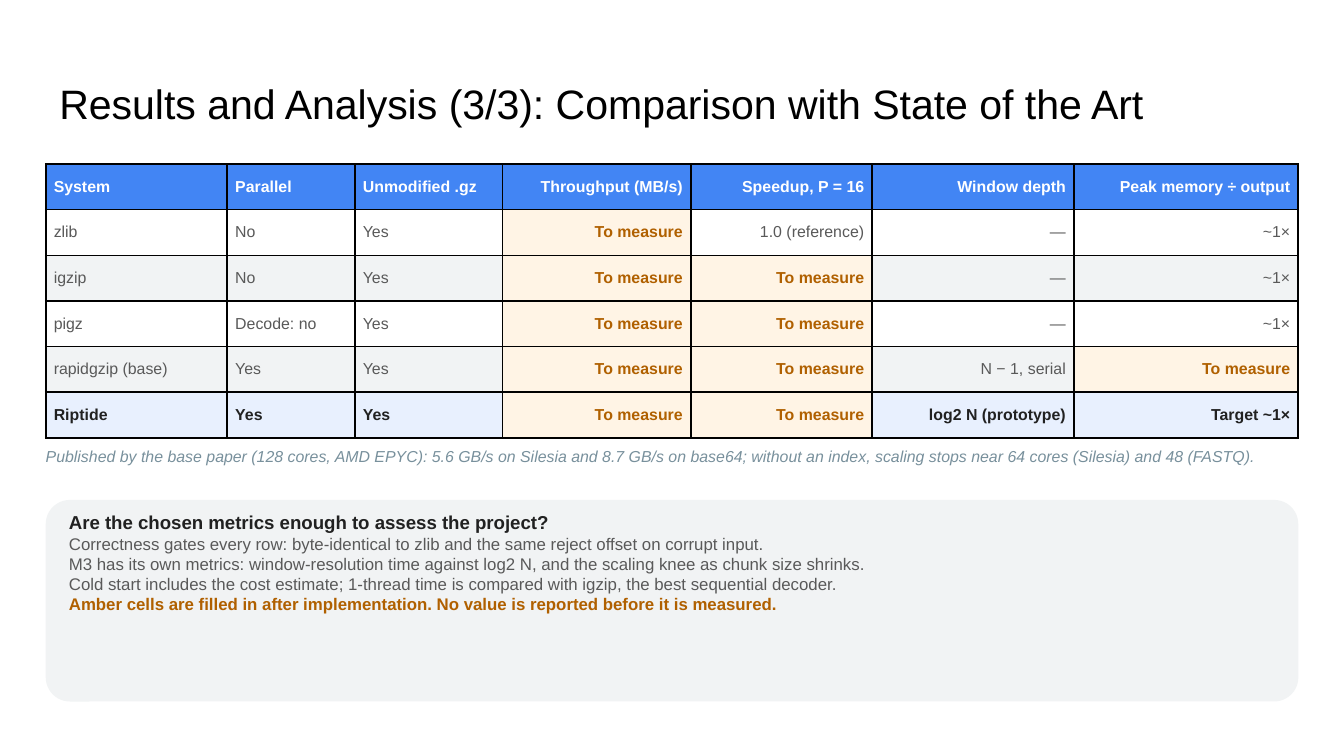
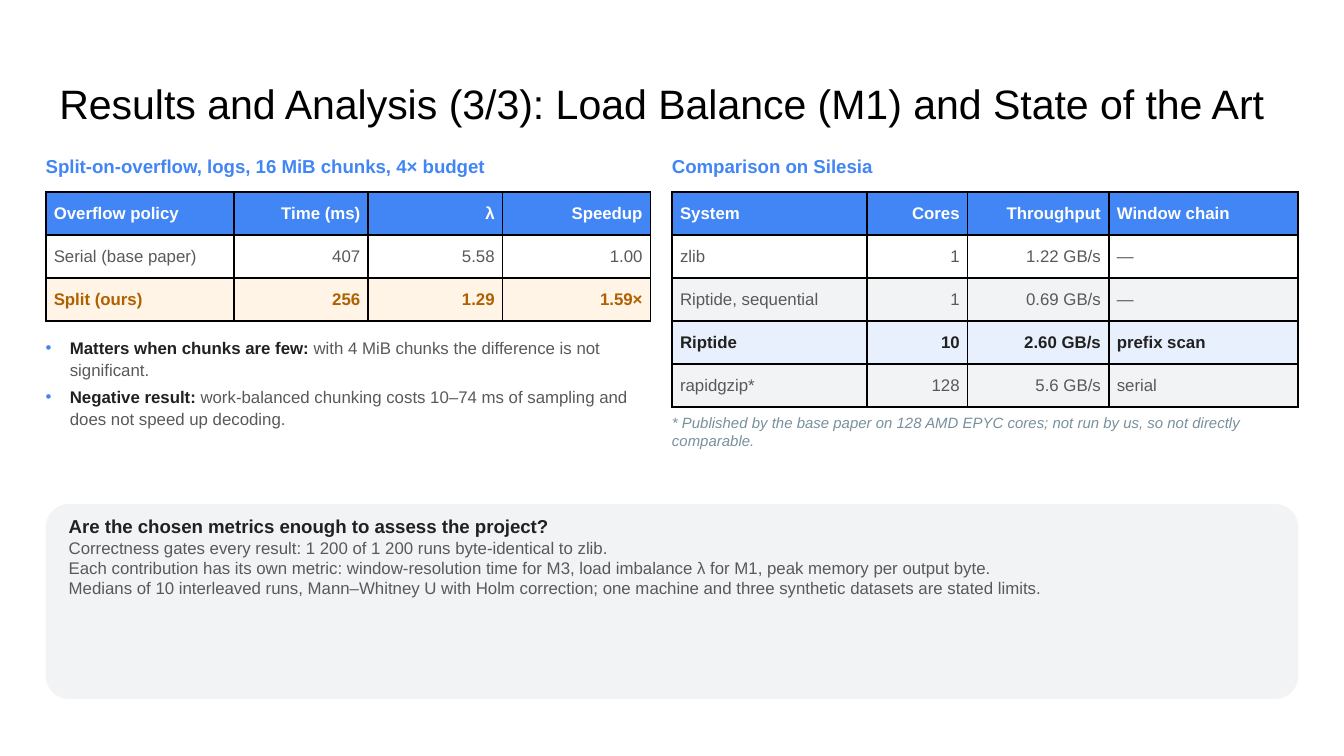
Before and after one commit to DarkDS13/riptide, a slide deck: slide 6 of docs/final/riptide_final_presentation.pptx. Drawn at 1344x756 pixels with LibreOffice and Linux fonts; fonts in the diff are those of the drawing. Boxes give left, top, right and bottom in pixels: in the first picture for what was removed or moved away, otherwise in the second. Text is boxed around its words. In the diff, an @@ line names an element or a change of style, - is before the commit and + after.

Commit message:
Fill the final presentation with measured results
Replace the prototype results and the to-be-measured cells with the
evaluation: correctness and scaling, window resolution across chunk
sizes, split-on-overflow and the comparison table, and update the block
diagram, achievements and conclusion to the implemented system.

```diff
--- a/docs/final/riptide_final_presentation.pptx
+++ b/docs/final/riptide_final_presentation.pptx
@@ title at [59, 89, 1264, 128]: text changed @@
-Results and Analysis (3/3): Comparison with State of the Art
+Results and Analysis (3/3): Load Balance (M1) and State of the Art
@@ table removed at [46, 164, 1298, 438], 6 rows, 7 columns @@
-System | Parallel | Unmodified .gz | Throughput (MB/s) | Speedup, P = 16 | Window depth | Peak memory ÷ output
-zlib | No | Yes | To measure | 1.0 (reference) | — | ~1×
-igzip | No | Yes | To measure | To measure | — | ~1×
-pigz | Decode: no | Yes | To measure | To measure | — | ~1×
-rapidgzip (base) | Yes | Yes | To measure | To measure | N − 1, serial | To measure
-Riptide | Yes | Yes | To measure | To measure | log2 N (prototype) | Target ~1×
@@ text added at [46, 159, 485, 177], 10 pt, text #4285F4, bold @@
+Split-on-overflow, logs, 16 MiB chunks, 4× budget
@@ text added at [672, 159, 872, 177], 10 pt, text #4285F4, bold @@
+Comparison on Silesia
@@ table added at [46, 192, 650, 321], 3 rows, 4 columns @@
+Overflow policy | Time (ms) | λ | Speedup
+Serial (base paper) | 407 | 5.58 | 1.00
+Split (ours) | 256 | 1.29 | 1.59×
@@ table added at [672, 192, 1298, 407], 5 rows, 4 columns @@
+System | Cores | Throughput | Window chain
+zlib | 1 | 1.22 GB/s | —
+Riptide, sequential | 1 | 0.69 GB/s | —
+Riptide | 10 | 2.60 GB/s | prefix scan
+rapidgzip* | 128 | 5.6 GB/s | serial
@@ text added at [70, 341, 627, 429], 9 pt, text #595959 @@
+• Matters when chunks are few: with 4 MiB chunks the difference is not significant.
+• Negative result: work-balanced chunking costs 10–74 ms of sampling and does not speed up decoding.
@@ text added at [672, 417, 1239, 449], 8 pt, text #78909C, italic @@
+* Published by the base paper on 128 AMD EPYC cores; not run by us, so not directly comparable.
@@ text removed at [46, 450, 1255, 466] @@
-Published by the base paper (128 cores, AMD EPYC): 5.6 GB/s on Silesia and 8.7 GB/s on base64; without an index, scaling stops near 64 cores (Silesia) and 48 (FASTQ).
@@ rounded rectangle "Are the chosen metrics enough ...": place and size @@
-rounded rectangle "Are the chosen metrics enough ..." at [46, 500, 1298, 702]
+rounded rectangle "Are the chosen metrics enough ..." at [46, 504, 1298, 699]
@@ text in rounded rectangle at [69, 542, 1041, 598]: text changed @@
-Correctness gates every row: byte-identical to zlib and the same reject offset on corrupt input.
-M3 has its own metrics: window-resolution time against log2 N, and the scaling knee as chunk size shrinks.
-Cold start includes the cost estimate; 1-thread time is compared with igzip, the best sequential decoder.
-Amber cells are filled in after implementation. No value is reported before it is measured.
+Correctness gates every result: 1 200 of 1 200 runs byte-identical to zlib.
+Each contribution has its own metric: window-resolution time for M3, load imbalance λ for M1, peak memory per output byte.
+Medians of 10 interleaved runs, Mann–Whitney U with Holm correction; one machine and three synthetic datasets are stated limits.
```
Also in this commit, not shown: 5 other slides changed, 1 slide added, 1 slide removed.
